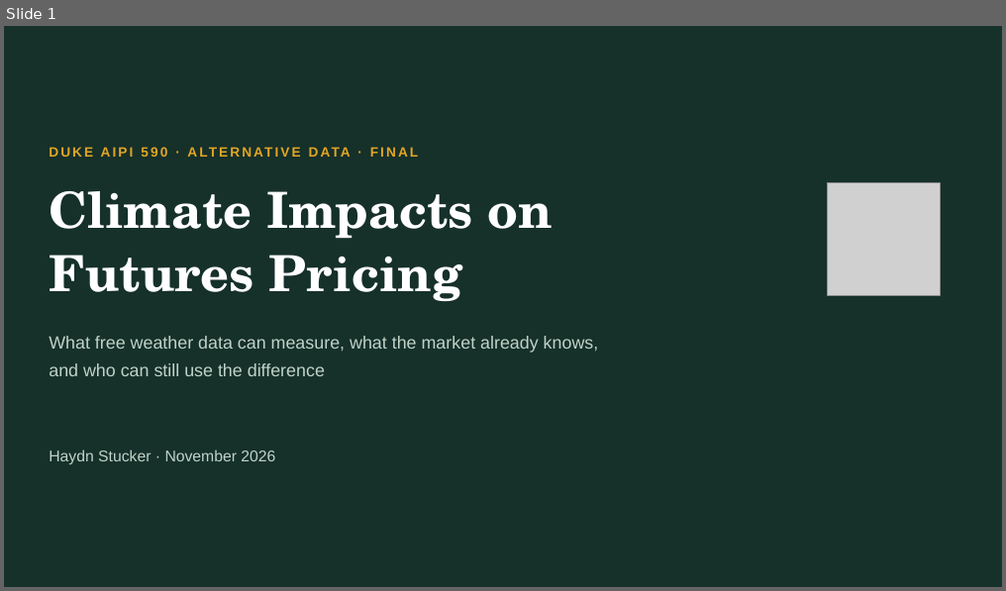
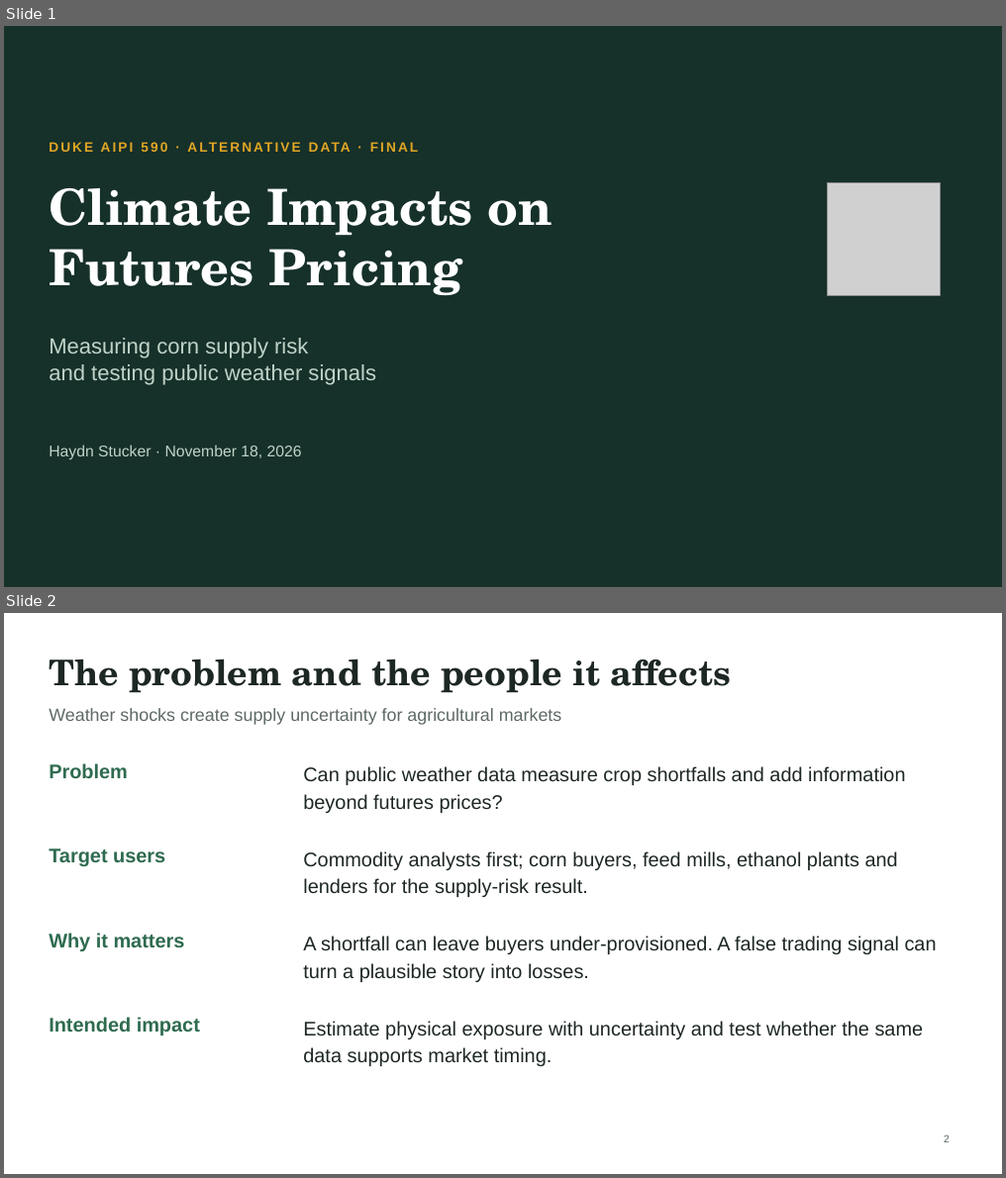
Before and after one commit to haydn-s/climate-futures-pricing, a slide deck: presentation/final/output/Final Presentation.pptx. Shown one above the other, each under a label of ours: slide 1 before the commit, slides 1 and 2 after it. The pictures are 1006x591 and 1006x1178 pixels, drawn with LibreOffice and Linux fonts; fonts in the diff are those of the drawing; grey boxes stand for pictures. Boxes give left, top, right and bottom in pixels: in the first picture for what was removed or moved away, otherwise in the second. Text is boxed around its words. In the diff, an @@ line names an element or a change of style, - is before the commit and + after.

```diff
--- a/presentation/final/output/Final Presentation.pptx
+++ b/presentation/final/output/Final Presentation.pptx
@@ slide 2 added at (4, 613, 1002, 1174), background #FFFFFF @@
@@ text added at (49, 659, 731, 693), 34 pt, text #1D2723, bold @@
+The problem and the people it affects
@@ text added at (49, 708, 562, 725), 17 pt, text #5E6A64 @@
+Weather shocks create supply uncertainty for agricultural markets
@@ text added at (49, 763, 128, 778), 19 pt, text #2E6B4F, bold @@
+Problem
@@ text added at (303, 766, 905, 813), 19 pt, text #1D2723 @@
+Can public weather data measure crop shortfalls and add information beyond futures prices?
@@ text added at (49, 849, 165, 867), 19 pt, text #2E6B4F, bold @@
+Target users
@@ text added at (303, 852, 898, 897), 19 pt, text #1D2723 @@
+Commodity analysts first; corn buyers, feed mills, ethanol plants and lenders for the supply-risk result.
@@ text added at (49, 933, 185, 952), 19 pt, text #2E6B4F, bold @@
+Why it matters
@@ text added at (303, 936, 937, 982), 19 pt, text #1D2723 @@
+A shortfall can leave buyers under-provisioned. A false trading signal can turn a plausible story into losses.
@@ text added at (49, 1017, 200, 1036), 19 pt, text #2E6B4F, bold @@
+Intended impact
@@ text added at (303, 1021, 924, 1066), 19 pt, text #1D2723 @@
+Estimate physical exposure with uncertainty and test whether the same data supports market timing.
@@ page number added at (944, 1135, 949, 1143), 10 pt, text #5E6A64 @@
+2
@@ slide 1 changed as well @@
@@ text "DUKE AIPI 590 · ALTERNATIVE ..." at (49, 138, 723, 165): vertical alignment middle to top @@
@@ text "Climate Impacts on" at (49, 188, 551, 295): line spacing 1.05 to 1 @@
@@ text at (49, 338, 376, 385): text changed; size 17 to 21 pt @@
-What free weather data can measure, what the market already knows,
-and who can still use the difference
+Measuring corn supply risk
+and testing public weather signals
@@ text "Haydn Stucker · November 18, ..." at (49, 445, 302, 461): vertical alignment middle to top @@
@@ text at (49, 445, 302, 461): text changed @@
-Haydn Stucker · November 2026
+Haydn Stucker · November 18, 2026
```
Also in this commit, not shown: 10 other slides added, 8 slides removed, 6 other files.
